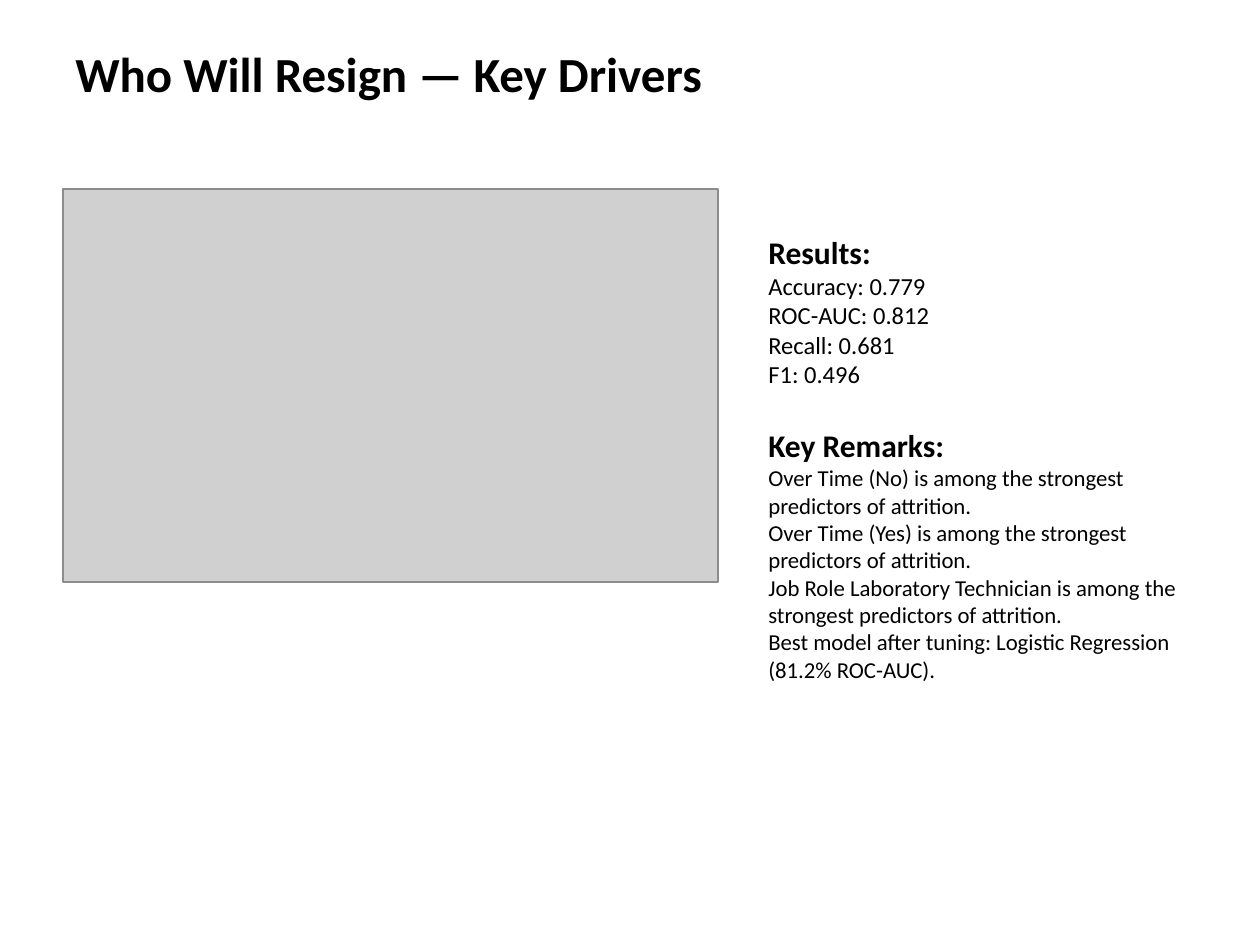
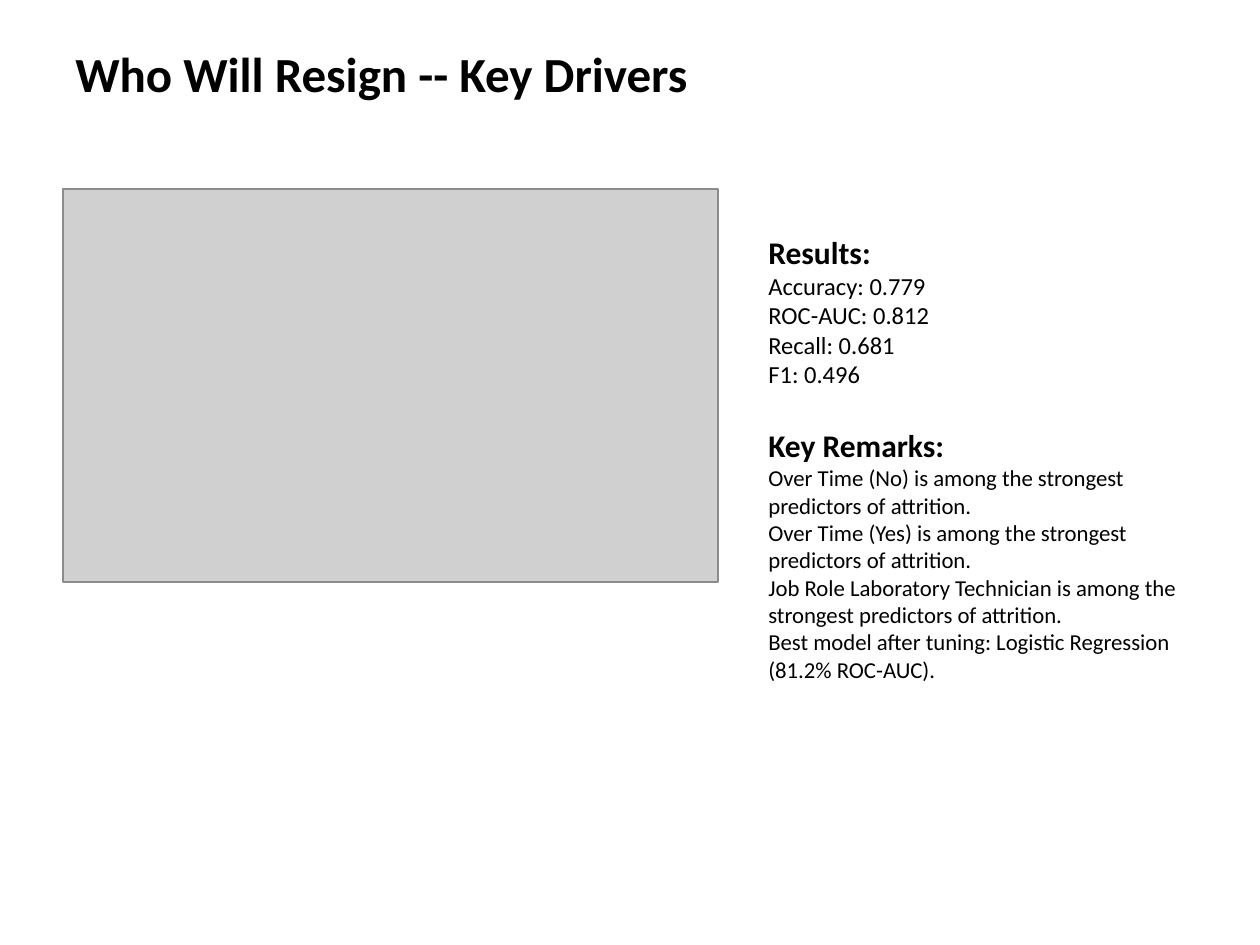
Before and after one commit to Nickwisely97/Code-Portofolio, a slide deck: slide 1 of Project/Forecasting & Predictive Modeling/HR Attrition - Classification & Survival Analysis/result/slides/Executive_Attrition_Report.pptx. Drawn at 1260x945 pixels with LibreOffice and Linux fonts; fonts in the diff are those of the drawing; grey boxes stand for pictures. Boxes give left, top, right and bottom in pixels: in the first picture for what was removed or moved away, otherwise in the second. Text is boxed around its words. In the diff, an @@ line names an element or a change of style, - is before the commit and + after.

```diff
--- a/Project/Forecasting & Predictive Modeling/HR Attrition - Classification & Survival Analysis/result/slides/Executive_Attrition_Report.pptx
+++ b/Project/Forecasting & Predictive Modeling/HR Attrition - Classification & Survival Analysis/result/slides/Executive_Attrition_Report.pptx
@@ text at box(75, 57, 688, 101): text changed @@
-Who Will Resign — Key Drivers
+Who Will Resign -- Key Drivers
```
Also in this commit, not shown: 2 other slides changed, 24 other files.
